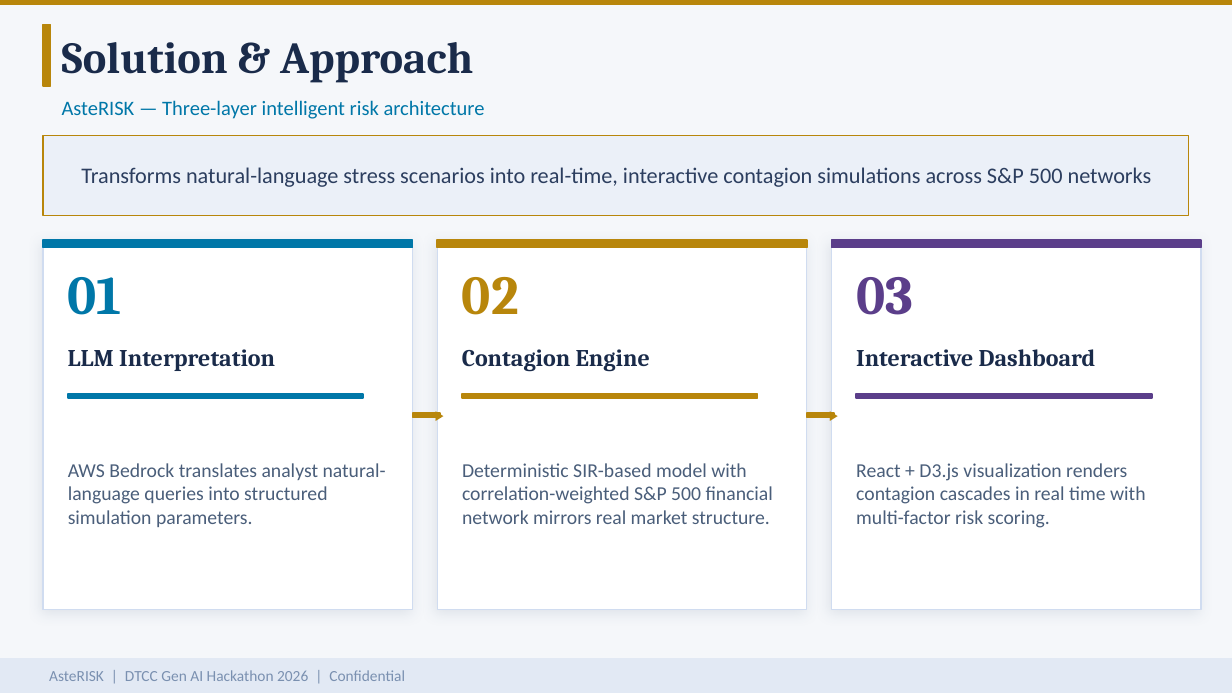
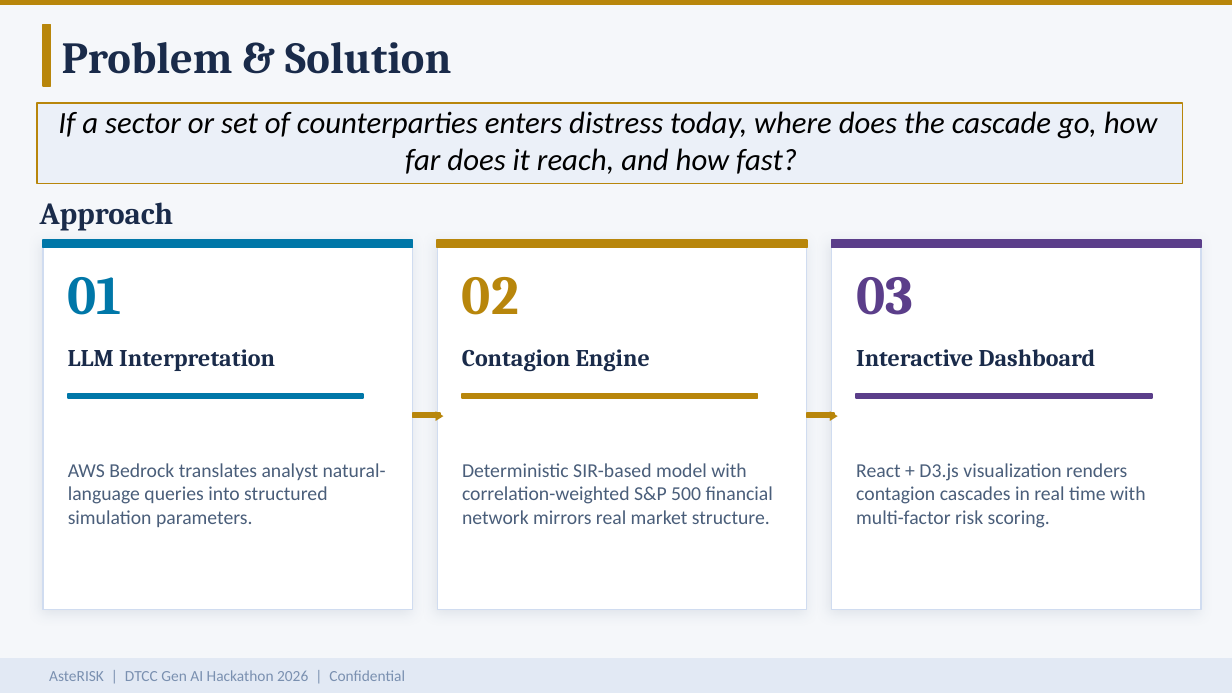
Before and after one commit to dhruvihp95/portfolio-agent, a slide deck: slide 2 of AsteRISK.pptx (slide 3 before the commit). Drawn at 1232x693 pixels with LibreOffice and Linux fonts; fonts in the diff are those of the drawing. Boxes give left, top, right and bottom in pixels: in the first picture for what was removed or moved away, otherwise in the second. Text is boxed around its words. In the diff, an @@ line names an element or a change of style, - is before the commit and + after.

```diff
--- a/AsteRISK.pptx
+++ b/AsteRISK.pptx
@@ text at [62,42,451,74]: text changed @@
-Solution & Approach
+Problem & Solution
@@ rectangle: place and size @@
-rectangle at [43,136,1189,216]
+rectangle at [37,103,1183,184]
@@ text at [58,111,1157,174]: text changed; size 13 to 18 pt; text colour #2C3E5F to #000000; italic on @@
-Transforms natural-language stress scenarios into real-time, interactive contagion simulations across S&P 500 networks
+If a sector or set of counterparties enters distress today, where does the cascade go, how far does it reach, and how fast?
@@ text removed at [62,100,485,119] @@
-AsteRISK — Three-layer intelligent risk architecture
@@ text added at [40,202,174,231], 18 pt, text #1A2B4A, bold @@
+Approach
```
Also in this commit, not shown: 3 other slides changed, 2 slides removed.
